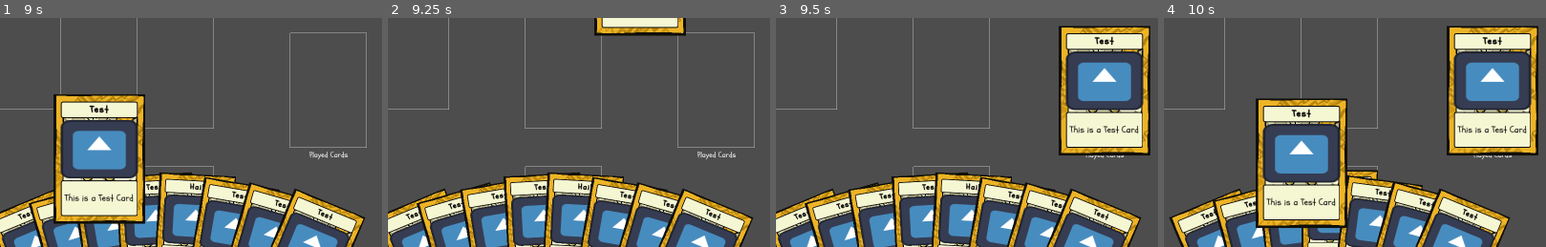
Above: before the commit, frames 1-4 (left to right).
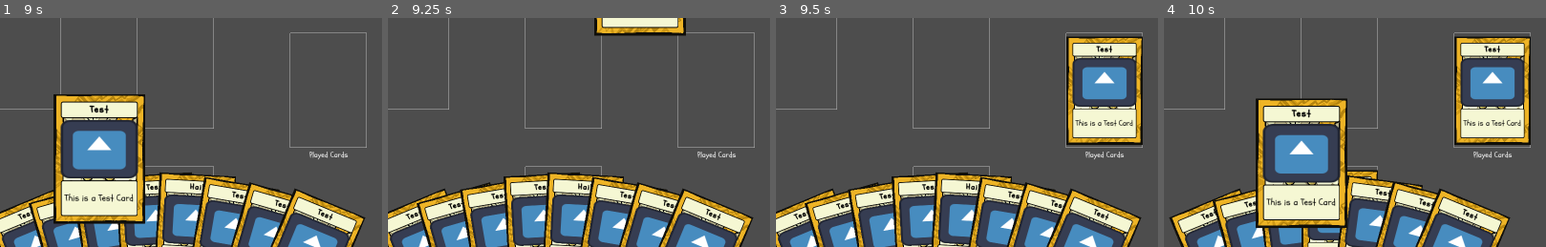
Above: after the commit, the same moments.

Repository: team-fow/hackathon
Game: Godot game, scene res://scenes/game/game.tscn
The game is run twice, just before and just after one commit, with the same random seed, the same clock (stepped at 60 frames per second) and the same inputs. The engine's default icon, where the game draws it, is replaced by a stand-in: a white triangle on a blue panel in a dark square.
Inputs (mouse positions are % of the whole screen's width and height, from its top left):
- Up to frame 1 (9 s): click "END TURN" at 0.5 s; click "END TURN" at 1.25 s; click "END TURN" at 2 s; tap Enter at 2.75, 4.25, 5.75 s; drag from (38, 90) to (60, 28) at 2.77 s; tap Space at 3.5, 5, 6.5 s; drag from (57, 13) to (45, 70) at 3.52 s; move the mouse to (45, 85) at 4.27 s; press the mouse at (45, 85) at 4.28 s; release the mouse at (45, 85) at 5 s; drag from (50, 83) to (20, 35) at 5.02 s; drag from (45, 15) to (55, 50) at 5.77 s; drag from (57, 86) to (35, 25) at 6.52 s; move the mouse to (38, 12) at 7.27 s; press the mouse at (38, 12) at 7.28 s; release the mouse at (38, 12) at 8 s; drag from (33, 10) to (30, 55) at 8.02 s; drag from (30, 90) to (60, 28) at 8.77 s
- Up to frame 2 (9.25 s): no input
- Up to frame 3 (9.5 s): no input
- Up to frame 4 (10 s): drag from (32, 90) to (45, 70) at 9.52 s
The pictures show only the part of the screen within x 27-77%, y 38-88%; the shares and areas given below are measured in that part.

Frames 1-2 are identical in both runs. In frame 3, 9.7% of the frame differs, in the area x 74-98%, y 3-60%; in frame 4, 9.7%.

Commit message:
card display fixes

Diff:
--- a/scenes/card_list/deck.gd
+++ b/scenes/card_list/deck.gd
@@ -12,7 +12,7 @@
 
 func _order_cards() -> void:
 	for i: int in cards.size():
-		cards[i].position = Vector2(0, CARD_SEPARATION * i * up)
+		_tween_card(cards[i], Vector2(0, CARD_SEPARATION * i * up), 0)
 
 
 func _set_up(value: int) -> void:
--- a/scenes/card_list/hand.gd
+++ b/scenes/card_list/hand.gd
@@ -87,6 +87,7 @@
 	card.gui_input.disconnect(_on_card_input)
 	card.mouse_entered.disconnect(_on_card_moused)
 	card.mouse_exited.disconnect(_on_card_moused)
+	card.scale = Vector2.ONE
 
 
 func _add_card_to_list(card: Card, idx: int) -> void:
